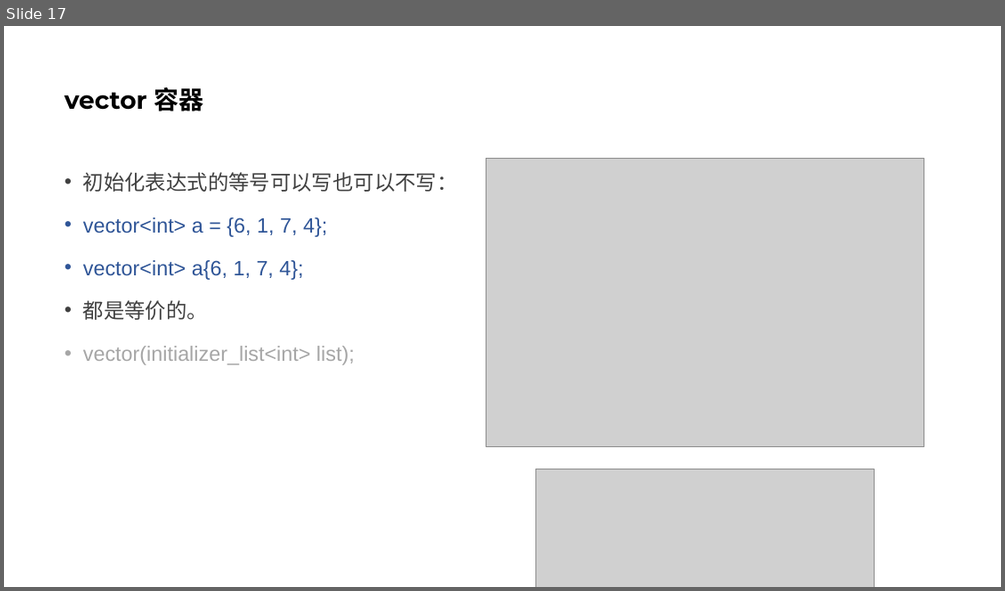
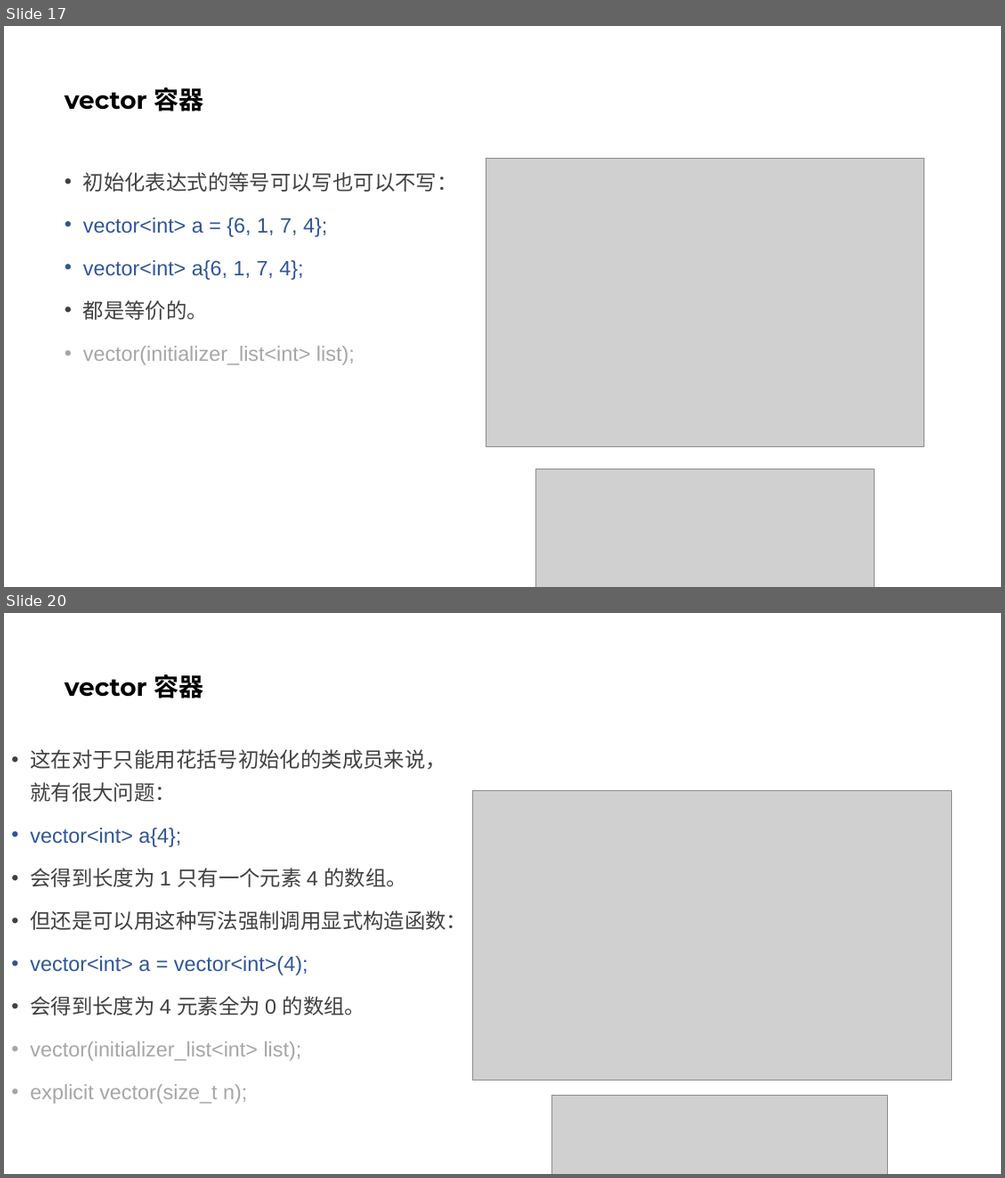
Before and after one commit to parallel101/course, a slide deck: 13/slides.pptx. Shown one above the other, each under a label of ours: slide 17 before the commit, slides 17 and 20 after it; the slides between them are not shown. The pictures are 1005x591 and 1005x1178 pixels, drawn with LibreOffice and Linux fonts; fonts in the diff are those of the drawing; grey boxes stand for pictures. Boxes give left, top, right and bottom in pixels: in the first picture for what was removed or moved away, otherwise in the second. Text is boxed around its words. In the diff, an @@ line names an element or a change of style, - is before the commit and + after.

Commit message:
add vector slides

```diff
--- a/13/slides.pptx
+++ b/13/slides.pptx
@@ slide 20 added at bbox=[4, 613, 1001, 1174], background #FFFFFF @@
@@ title added at bbox=[65, 674, 204, 698], 24 pt, text #000000, bold @@
+vector 容器
@@ text added at bbox=[30, 749, 467, 1103], 20 pt, text #404040 @@
+• 这在对于只能用花括号初始化的类成员来说，就有很大问题：
+• vector<int> a{4};
+• 会得到长度为 1 只有一个元素 4 的数组。
+• 但还是可以用这种写法强制调用显式构造函数：
+• vector<int> a = vector<int>(4);
+• 会得到长度为 4 元素全为 0 的数组。
+• vector(initializer_list<int> list);
+• explicit vector(size_t n);
@@ picture added at bbox=[472, 791, 951, 1079] @@
@@ picture added at bbox=[551, 1095, 887, 1174] @@
```
Also in this commit, not shown: 1 slide changed, 5 other slides added, 6 other files.
